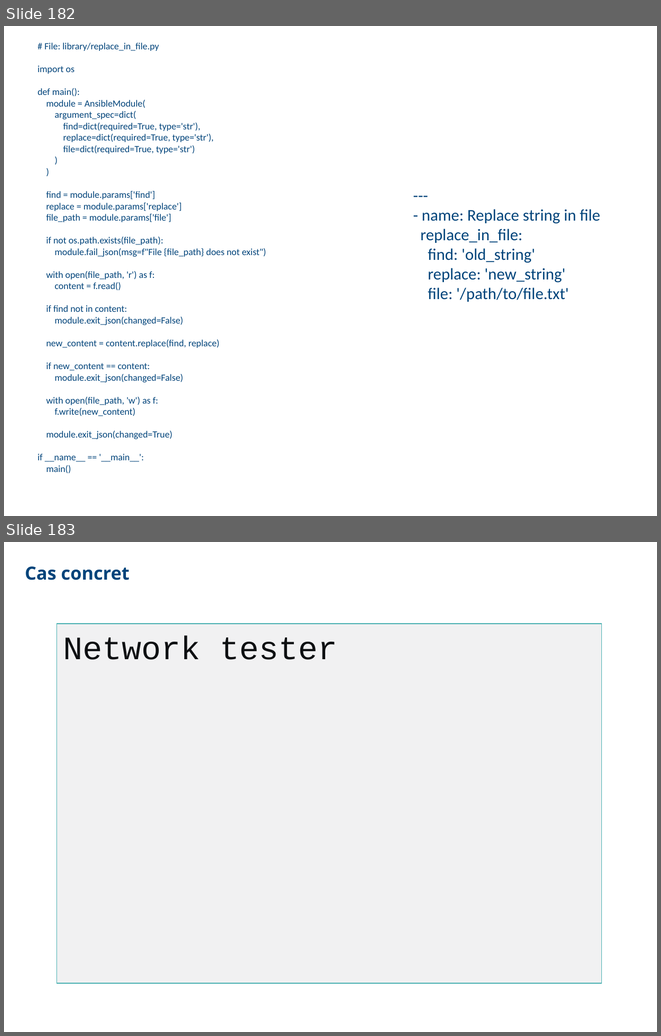
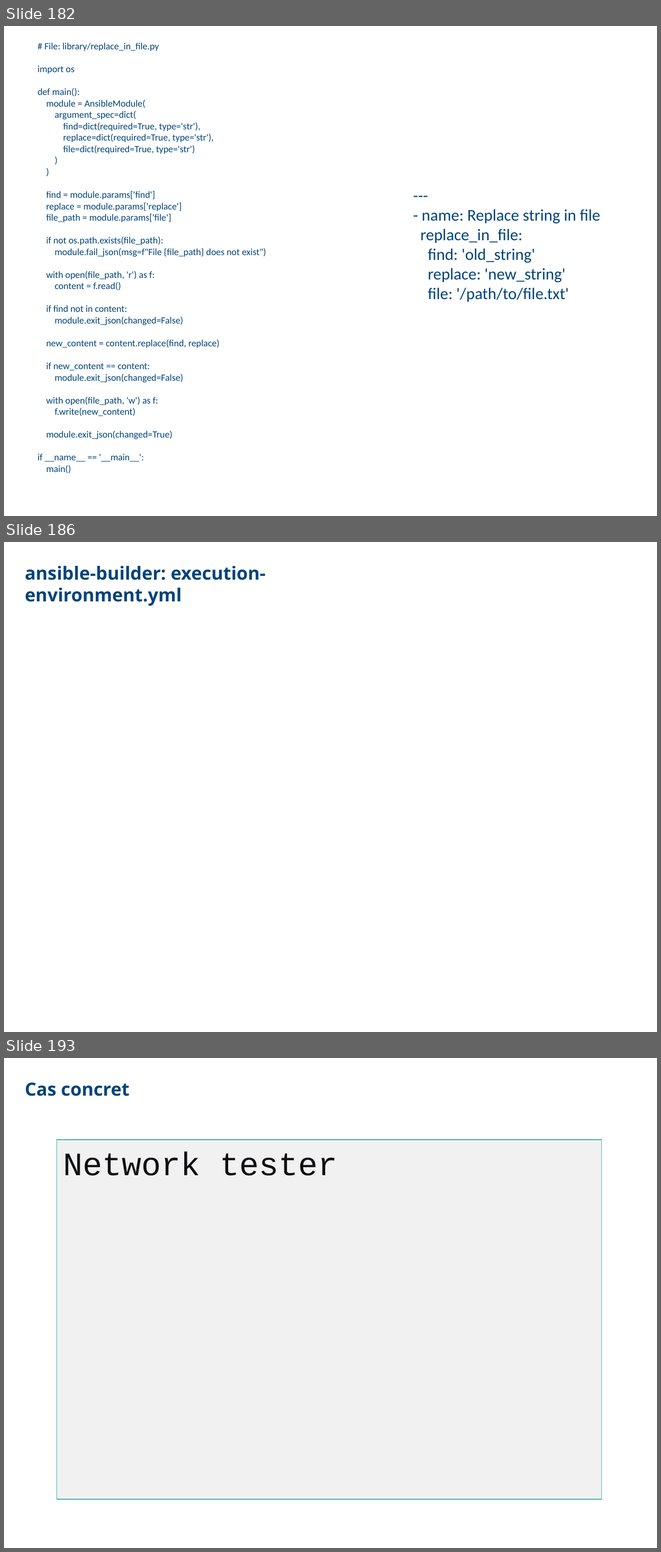
Before and after one commit to CCoupel/ansible-training, a slide deck: Ansible Training.pptx. Shown one above the other, each under a label of ours: slides 182 and 183 before the commit, slides 182, 186 and 193 after it; the slides between them are not shown. The pictures are 661x1036 and 661x1552 pixels, drawn with LibreOffice and Linux fonts; fonts in the diff are those of the drawing. Boxes give left, top, right and bottom in pixels: in the first picture for what was removed or moved away, otherwise in the second. Text is boxed around its words. In the diff, an @@ line names an element or a change of style, - is before the commit and + after.

```diff
--- a/Ansible Training.pptx
+++ b/Ansible Training.pptx
@@ slide 186 added at [4,542,657,1032], background #FFFFFF @@
@@ free added at [25,562,411,587], 20 pt, text #00437A, bold @@
+ansible-builder: execution-environment.yml
@@ what was slide 183 is now slide 193 @@
```
Also in this commit, not shown: 9 other slides added, 9 other files.
